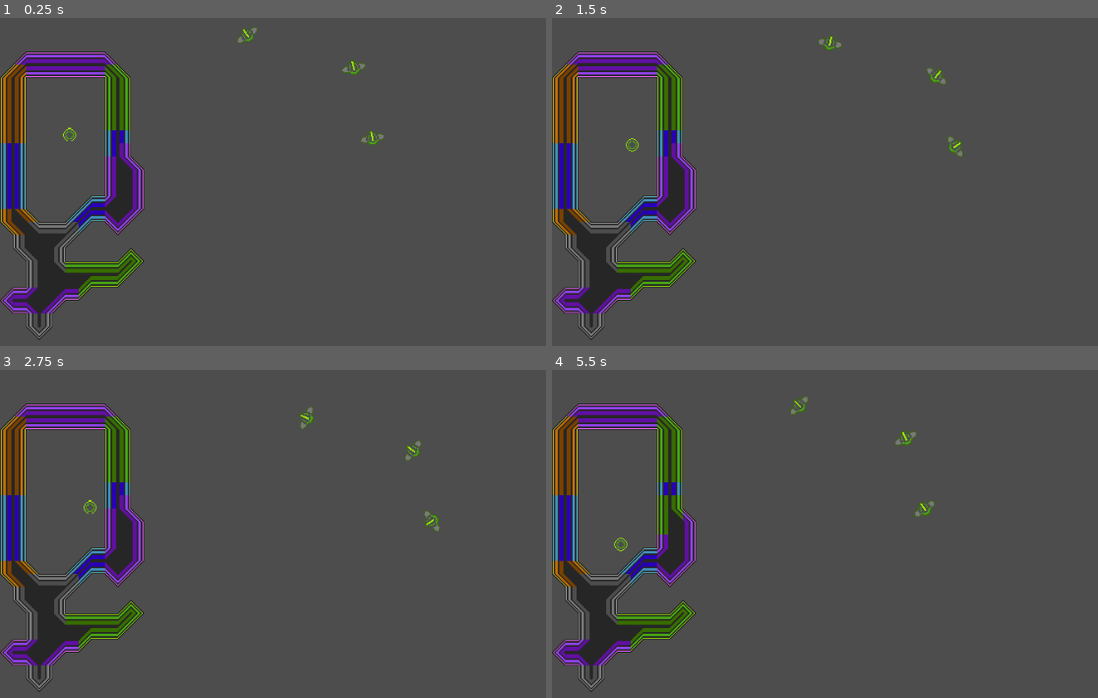
Above: before the commit, frames 1-4 (two rows, left to right).
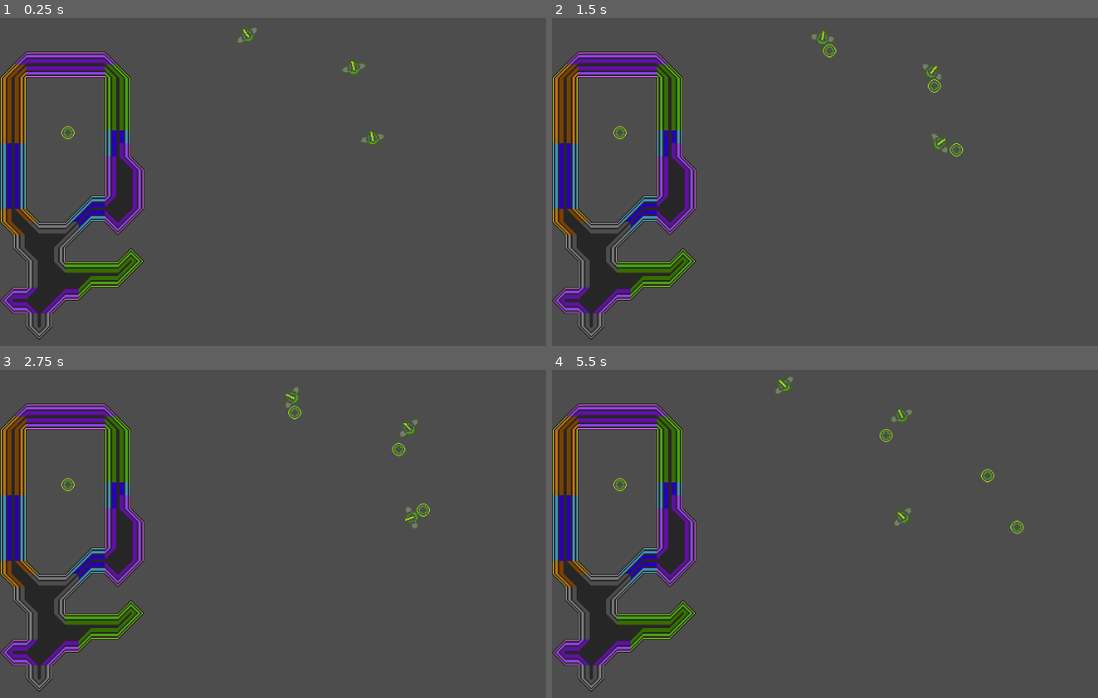
Above: after the commit, the same moments.

Repository: catgirl-software/nor2
Game: Godot game, scene res://sprites/test-world.tscn
Same seed, same stepped clock (60 frames per second), same inputs: the game is played once before the commit and once after it.
Inputs (mouse positions are in pixels of both pictures, inside the frame that each line leads up to):
- Up to frame 1 (0.25 s): no input
- Up to frame 2 (1.5 s): tap Enter at 0.5 s; move the mouse to (outside the picture) at 0.52 s; hold D (keyboard_right) 0.53-1.28 s; tap Space (keyboard_throw, bound only after the commit) at 0.6, 1.35 s; click (outside the picture) at 0.67 s; move the mouse to (786, 260) at 1.27 s; hold S (keyboard_down) from 1.28 s (still down); click (786, 260) at 1.42 s
- Up to frame 3 (2.75 s): move the mouse to (469, 494) at 2.02 s; release S (keyboard_down) at 2.03 s; hold D (keyboard_right) from 2.03 s (still down); tap Space (keyboard_throw, bound only after the commit) at 2.1 s; click (469, 494) at 2.17 s
- Up to frame 4 (5.5 s): move the mouse to (906, 678) at 2.77 s; release D (keyboard_right) at 2.78 s; hold W (keyboard_up) 2.78-3.53 s; tap Space (keyboard_throw, bound only after the commit) every 0.75 s from 2.85 to 5.1 s; click (906, 678) at 2.92 s; move the mouse to (outside the picture) at 3.52 s; hold A (keyboard_left) 3.53-5.03 s; click (outside the picture) at 3.67 s; move the mouse to (710, 524) at 4.27 s; click (710, 524) at 4.42 s; move the mouse to (983, 589) at 5.02 s; hold S (keyboard_down) from 5.03 s (still down); click (983, 589) at 5.17 s

The runs differ from the first frame. In frame 1, less than 0.1% of the frame differs, in the area x 11-15%, y 32-38%; in frame 2, 0.6%; in frame 3, 0.7%; in frame 4, 1.1%, in the area x 11-87%, y 1-56%.

Commit message:
throwing, catching

Diff:
--- a/project.godot
+++ b/project.godot
@@ -18,6 +18,7 @@
 [autoload]
 
 BetterTerrain="*res://addons/better-terrain/BetterTerrain.gd"
+DiscManager="*res://sprites/disc_manager.gd"
 
 [display]
 
@@ -152,6 +153,21 @@
 "events": [Object(InputEventKey,"resource_local_to_scene":false,"resource_name":"","device":-1,"window_id":0,"alt_pressed":false,"shift_pressed":false,"ctrl_pressed":false,"meta_pressed":false,"pressed":false,"keycode":0,"physical_keycode":83,"key_label":0,"unicode":115,"echo":false,"script":null)
 ]
 }
+keyboard_throw={
+"deadzone": 0.5,
+"events": [Object(InputEventKey,"resource_local_to_scene":false,"resource_name":"","device":-1,"window_id":0,"alt_pressed":false,"shift_pressed":false,"ctrl_pressed":false,"meta_pressed":false,"pressed":false,"keycode":0,"physical_keycode":32,"key_label":0,"unicode":32,"echo":false,"script":null)
+]
+}
+joystick_1_throw={
+"deadzone": 0.5,
+"events": [Object(InputEventJoypadButton,"resource_local_to_scene":false,"resource_name":"","device":0,"button_index":0,"pressure":0.0,"pressed":false,"script":null)
+]
+}
+joystick_2_throw={
+"deadzone": 0.5,
+"events": [Object(InputEventJoypadButton,"resource_local_to_scene":false,"resource_name":"","device":0,"button_index":0,"pressure":0.0,"pressed":false,"script":null)
+]
+}
 
 [physics]
 
--- a/sprites/ColourableTiles.gd
+++ b/sprites/ColourableTiles.gd
@@ -1,7 +1,7 @@
 extends TileMap
 class_name ColourableTiles
 
-func on_ball_collide(ball: Disc, collision: KinematicCollision2D) -> bool:
+func on_ball_collide(ball: Node2D, collision: KinematicCollision2D) -> bool:
 	# get tile that was hit
 	var hit_tile = local_to_map(to_local(collision.get_position()))
 
--- a/sprites/disc.gd
+++ b/sprites/disc.gd
@@ -9,12 +9,15 @@
 var vel: Vector2
 var team: int = 1
 
-#func _init(player_team: int, direction: Vector2):
-#	team = player_team
-#	vel = direction.normalized() * STARTING_SPEED
+func init(player_team: int, direction: Vector2, initial_position: Vector2):
+	team = player_team
+	vel = direction.normalized() * STARTING_SPEED
+	position = initial_position
+
 
 func _ready():
-	self.vel = Vector2(10, 10)
+	pass
+	#self.vel = Vector2(10, 10)
 
 func _physics_process(delta):
 	var movement = self.vel
@@ -22,7 +25,14 @@
 		var col = self.move_and_collide(movement * delta)
 		if col:
 			print("bounce! ", self.vel)
-			col.get_collider().on_ball_collide(self, col)
+
+			var collider = col.get_collider()
+			if collider.has_method("on_ball_collide"):
+				var destroy = collider.on_ball_collide(self, col)
+				if destroy:
+					self.queue_free()
+					return
+
 			self.vel = self.vel.bounce(col.get_normal()) * ACCELERATION
 			self.vel = self.vel.normalized() * min(MAX_VEL, self.vel.length())
 			movement = col.get_remainder().bounce(col.get_normal())
--- /dev/null
+++ b/sprites/disc_manager.gd
@@ -0,0 +1,6 @@
+extends Node
+
+func new_disc(team: int, direction: Vector2, position: Vector2):
+	var disc = preload("res://disc.tscn").instantiate()
+	disc.init(team, direction, position)
+	add_child(disc)
--- a/sprites/player.gd
+++ b/sprites/player.gd
@@ -7,6 +7,72 @@
 }
 
 @export var input_type: InputType
+
+var has_disk: bool = true
+
+const CATCHING_LENGTH = 1
+const BACKSWING_LENGTH = 1
+
+class State extends Node:
+	enum S {
+		Normal,
+		Catching,
+		Backswing,
+	}
+	var state: S = S.Normal
+	var has_disc: bool = true
+
+	enum ThrowResult {
+		Thrown,
+		Catching,
+		Failed,
+	}
+
+	func try_throw() -> ThrowResult:
+		match state:
+			S.Normal:
+				if has_disc:
+					has_disc = false
+					return ThrowResult.Thrown
+				else:
+					state = S.Catching
+					start_catch_timer()
+					return ThrowResult.Catching
+			_:
+				print("can't throw! in state ", state)
+				return ThrowResult.Failed
+
+	func start_catch_timer():
+		await get_tree().create_timer(CATCHING_LENGTH).timeout
+		if state == S.Catching:
+			state = S.Backswing
+			print("backswing!")
+			start_backswing_timer()
+		else:
+			print("weird state! catching timer expired but we're in ", state)
+
+	func start_backswing_timer():
+		await get_tree().create_timer(BACKSWING_LENGTH).timeout
+		if state == S.Backswing:
+			state = S.Normal
+			print("normal!")
+		else:
+			print("weird state! backswing timer expired but we're in ", state)
+
+	enum CollideResult {
+		Caught,
+		Dead,
+	}
+	func try_collide() -> CollideResult:
+		match state:
+			S.Catching:
+				state = S.Normal
+				has_disc = true
+				return CollideResult.Caught
+			_:
+				return CollideResult.Dead
+
+var state: State
 
 func get_aim_direction():
 	match input_type:
@@ -32,9 +98,45 @@
 			print("BAD INPUT TYPE: ", self.input_type)
 			return Vector2(0, 0)
 
+func get_throwing():
+	match input_type:
+		InputType.Mouse:
+			return Input.is_action_just_pressed("keyboard_throw")
+		InputType.Controller1:
+			return Input.is_action_just_pressed("joystick_1_throw")
+		InputType.Controller2:
+			return Input.is_action_just_pressed("joystick_2_throw")
+		_:
+			print("BAD INPUT TYPE: ", self.input_type)
+			return false
+
+func _ready():
+	var s = State.new()
+	add_child(s)
+	state = s
+
 func _physics_process(delta):
 	var aim_direction = get_aim_direction()
 	var move_direction = get_move_direction()
+	var throwing = get_throwing()
 
 	self.look_at(self.position + aim_direction)
 	self.move_and_collide(move_direction.normalized() * 50 * delta)
+
+	if throwing:
+		match state.try_throw():
+			State.ThrowResult.Thrown:
+				DiscManager.new_disc(1, aim_direction, self.position + aim_direction.normalized() * 20)
+			_:
+				print("didn't throw")
+
+func on_ball_collide(disc: Node2D, _col: KinematicCollision2D) -> bool:
+	match state.try_collide():
+		State.CollideResult.Caught:
+			print("caught disc!")
+			return true
+		State.CollideResult.Dead:
+			return false
+		_:
+			print("bad collide state!")
+			return false
Not shown: 1 places in disc.tscn that only renumber resources
Not shown: 1 places in sprites/test-world.tscn that only renumber resources
